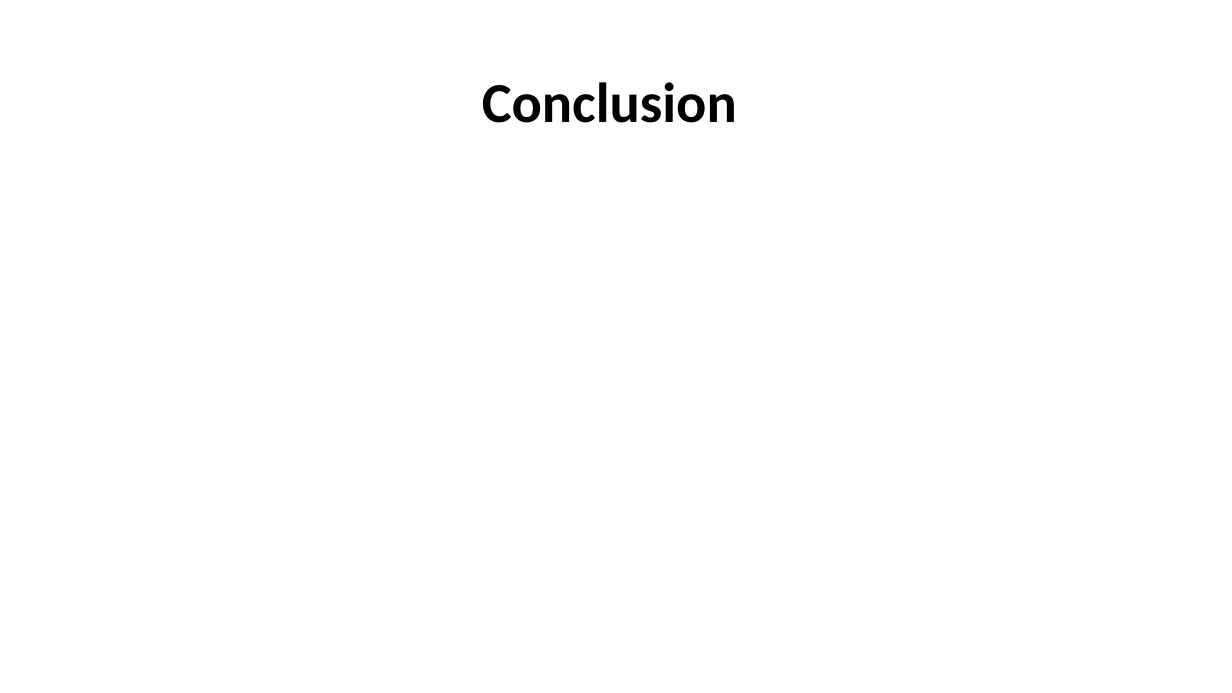
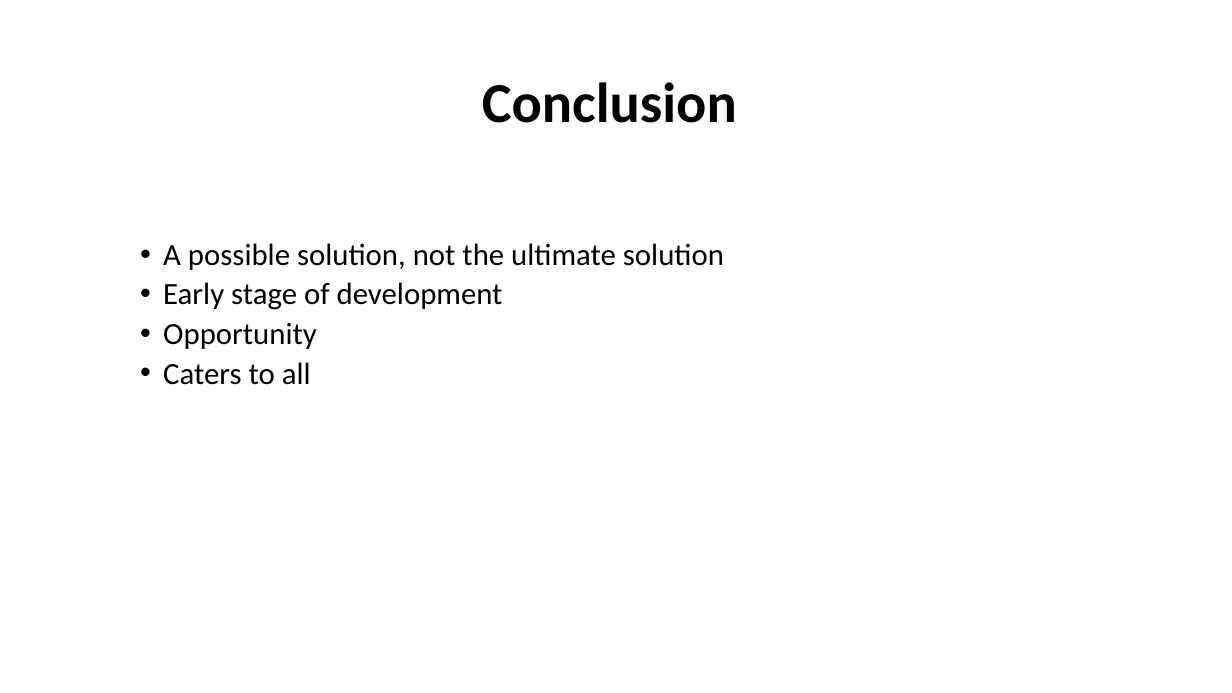
Before and after one commit to ayo-dami/Artificial-Virtual-Assistant, a slide deck: slide 13 of ava presentation.pptx. Drawn at 1232x693 pixels with LibreOffice and Linux fonts; fonts in the diff are those of the drawing; background and template pictures are left out. Boxes give left, top, right and bottom in pixels: in the first picture for what was removed or moved away, otherwise in the second. Text is boxed around its words. In the diff, an @@ line names an element or a change of style, - is before the commit and + after.

```diff
--- a/ava presentation.pptx
+++ b/ava presentation.pptx
@@ text added at [163,243,724,385], 24 pt, text #000000 @@
+  • A possible solution, not the ultimate solution
+  • Early stage of development
+  • Opportunity
+  • Caters to all
```
Also in this commit, not shown: 3 other slides changed.
